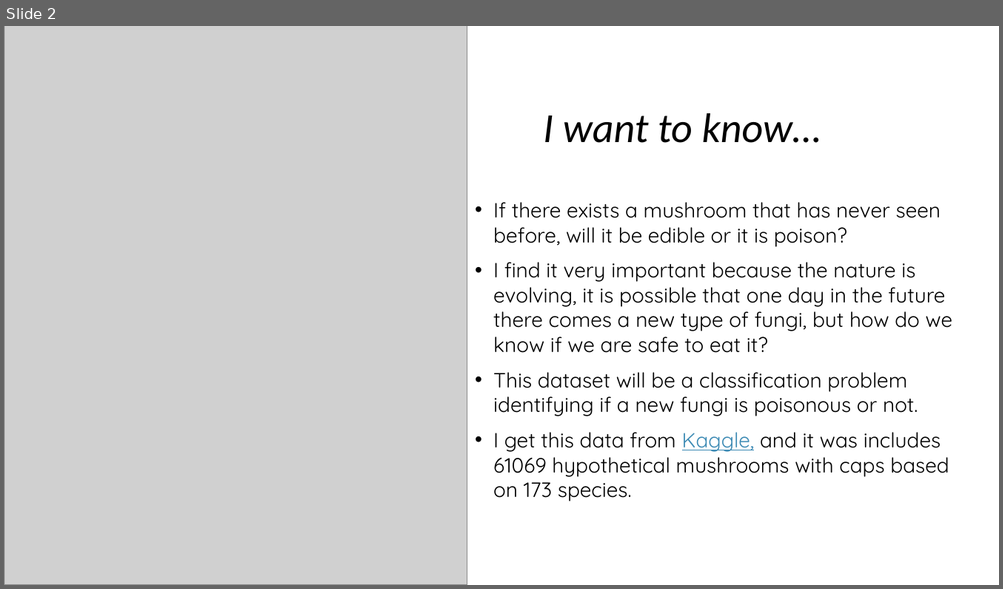
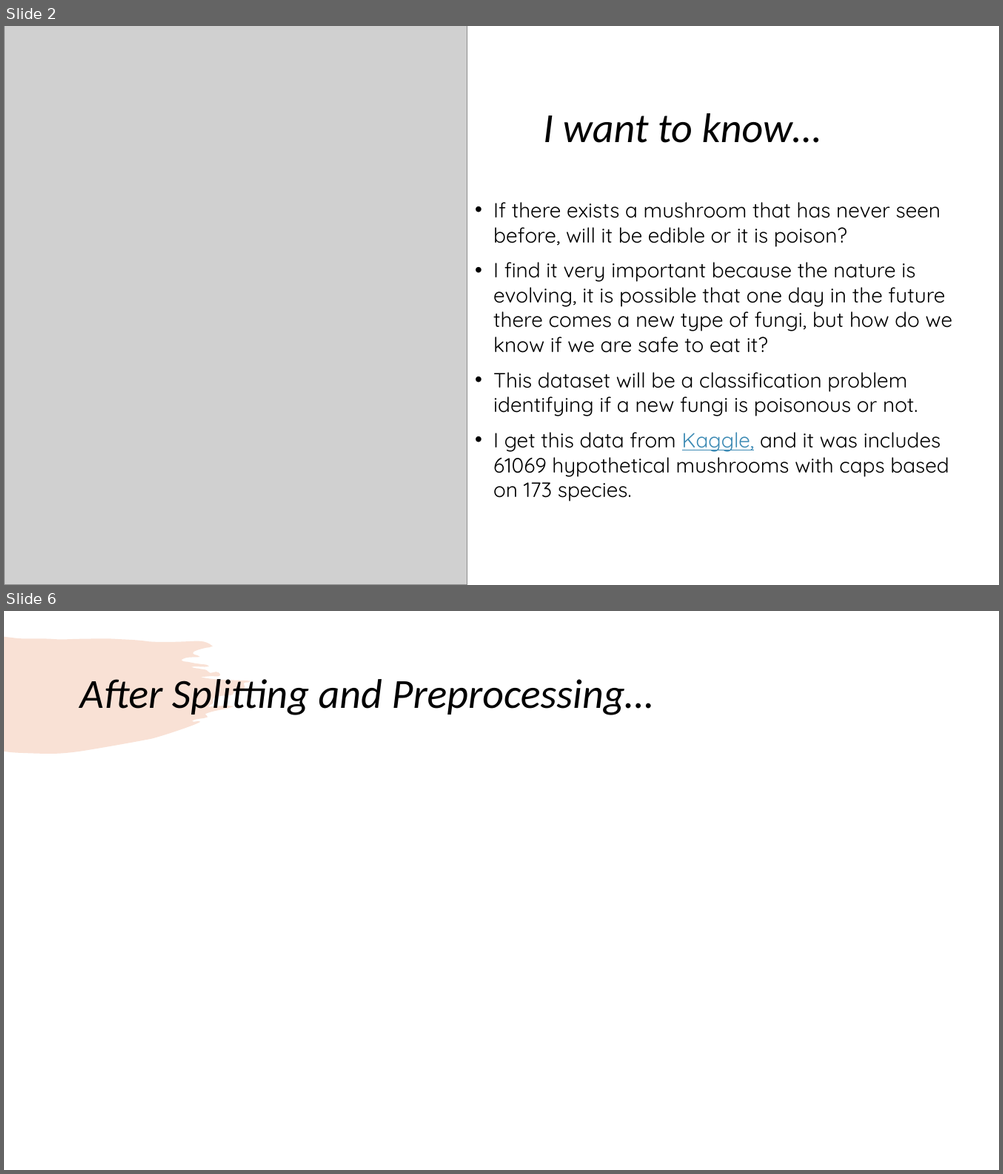
Before and after one commit to kathywu1201/Mushroom_Edibility_Classification_ML_Project, a slide deck: midterm_presentation.pptx. Shown one above the other, each under a label of ours: slide 2 before the commit, slides 2 and 6 after it; the slides between them are not shown. The pictures are 1003x589 and 1003x1174 pixels, drawn with LibreOffice and Linux fonts; fonts in the diff are those of the drawing; grey boxes stand for pictures. Boxes give left, top, right and bottom in pixels: in the first picture for what was removed or moved away, otherwise in the second. Text is boxed around its words. In the diff, an @@ line names an element or a change of style, - is before the commit and + after.

```diff
--- a/midterm_presentation.pptx
+++ b/midterm_presentation.pptx
@@ slide 6 added at box(4, 611, 999, 1170), background #FFFFFF; not listed: 1 template element that a slide beside it also shows @@
@@ title added at box(79, 673, 654, 718), 40 pt, text #000000, italic @@
+After Splitting and Preprocessing…
```
Also in this commit, not shown: 4 other slides added, 2 slides removed, 2 other files.
